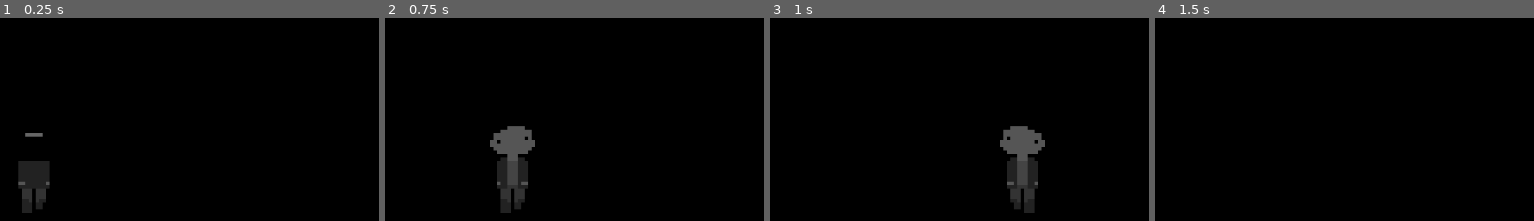
Above: before the commit, frames 1-4 (left to right).
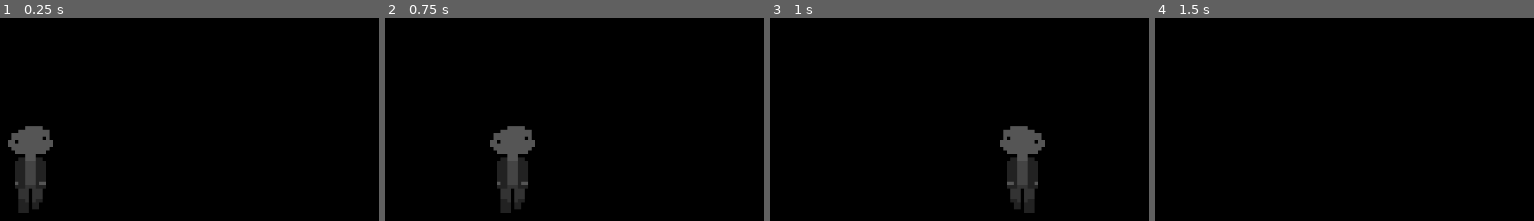
Above: after the commit, the same moments.

Repository: kbg2201/BUD-Team
Game: Godot game, scene res://main.tscn
Same seed, same stepped clock (60 frames per second), same inputs: the game is played once before the commit and once after it.
Inputs:
- Up to frame 1 (0.25 s): no input
- Up to frame 2 (0.75 s): tap Enter at 0.5 s; hold D (move_right) from 0.53 s (still down)
- Up to frame 3 (1 s): keep holding D (move_right)
- Up to frame 4 (1.5 s): release D (move_right) at 1.28 s; hold S (move_down) from 1.28 s (still down)
The pictures show only the part of the screen within x 46-96%, y 10-60%; the shares and areas given below are measured in that part.

The runs differ from the first frame. In frame 1, 2.3% of the frame differs, in the area x 2-14%, y 53-97%; in frame 2, nothing differs; in frame 3, nothing differs; in frame 4, nothing differs.

Commit message:
uh

Diff:
--- a/bloody-unicorn/player.tscn
+++ b/bloody-unicorn/player.tscn
@@ -43,7 +43,7 @@
 position = Vector2(0, -2)
 scale = Vector2(5, 5)
 sprite_frames = SubResource("SpriteFrames_smjhp")
-animation = &"up"
+animation = &"down"
 
 [node name="CollisionShape2D" type="CollisionShape2D" parent="."]
 position = Vector2(0, 0.5)
